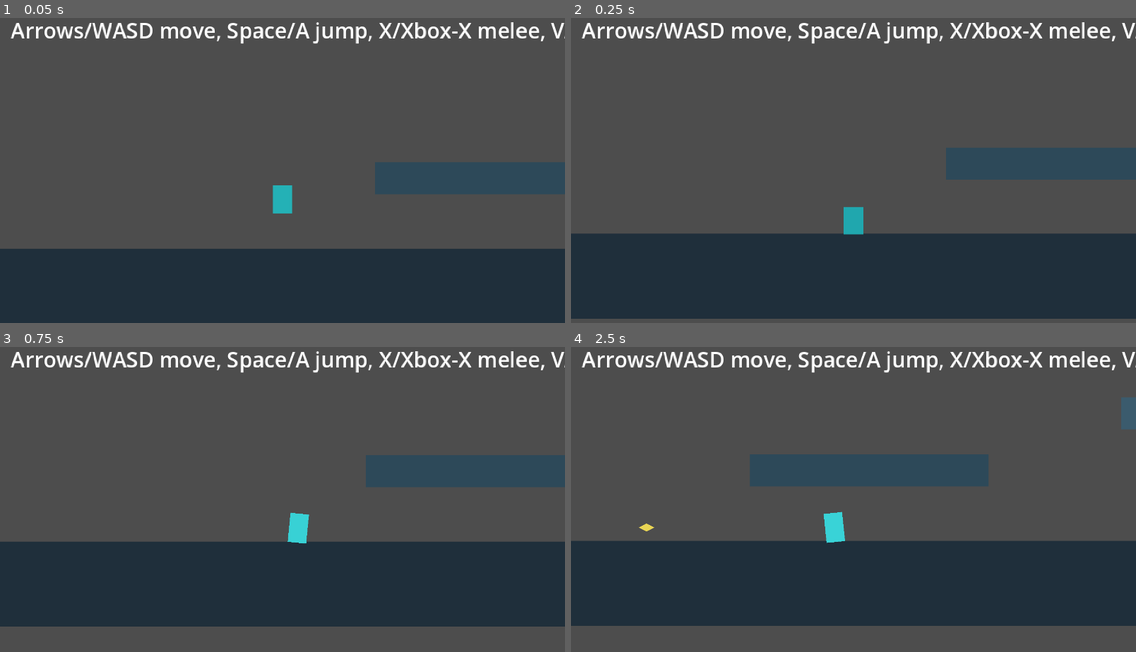
Above: before the commit, frames 1-4 (two rows, left to right).
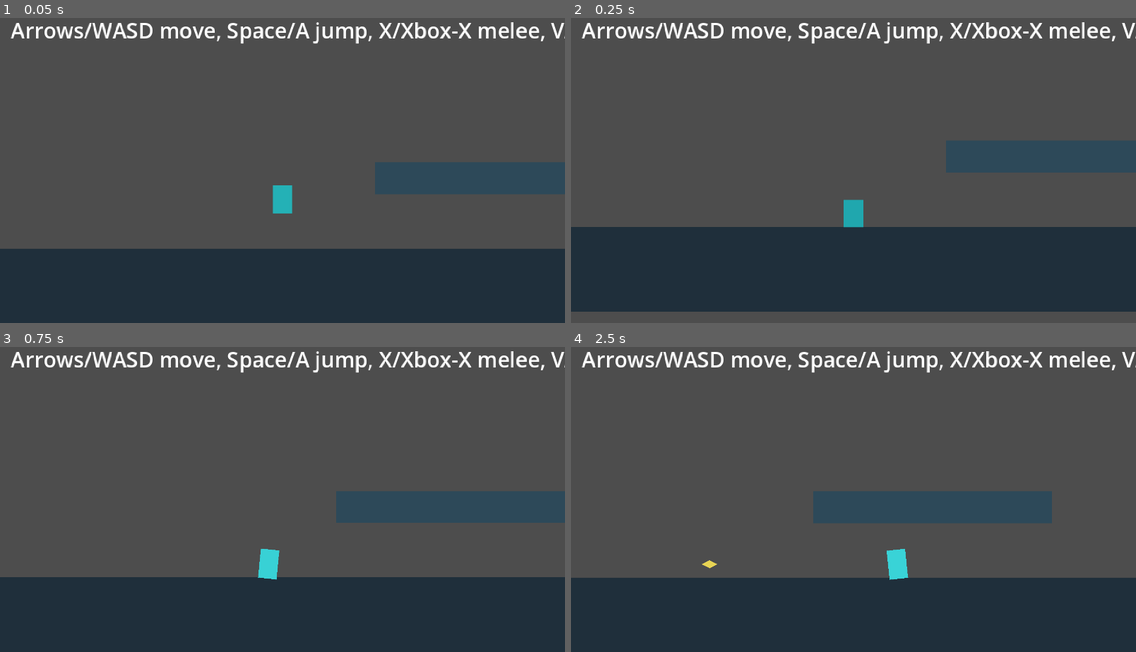
Above: after the commit, the same moments.

Repository: andrewgilliland/awash
Game: Godot game, scene res://scenes/main.tscn
Two runs of this game, one before a commit and one after it. Both use one fixed random seed, a clock stepped at 60 frames per second and the inputs below.
Inputs:
- Up to frame 1 (0.05 s): no input
- Up to frame 2 (0.25 s): no input
- Up to frame 3 (0.75 s): hold Right (move_right) from 0.53 s (still down); tap E (interact) at 0.6 s
- Up to frame 4 (2.5 s): tap Space (jump) at 0.77, 1.52 s; tap X (melee_attack) at 1.35 s; release Right (move_right) at 2.03 s; hold Left (move_left) from 2.03 s (still down); tap V (ranged_attack) at 2.1 s

Frame 1 is identical in both runs. In frame 2, 6.0% of the frame differs, in the area x 0-100%, y 40-99%; in frame 3, 28%; in frame 4, 30%, in the area x 0-100%, y 16-100%.

Commit message:
Step 7: add camera dead zone look-ahead and room clamps

Diff:
--- a/scripts/player/player.gd
+++ b/scripts/player/player.gd
@@ -53,6 +53,13 @@
 @export var max_ranged_resource: float = 3.0
 @export var ranged_cost: float = 1.0
 @export var ranged_regen_per_second: float = 1.25
+@export var camera_drag_margin_horizontal: float = 0.14
+@export var camera_drag_margin_top: float = 0.2
+@export var camera_drag_margin_bottom: float = 0.28
+@export var camera_look_ahead_distance: float = 36.0
+@export var camera_look_ahead_vertical: float = 20.0
+@export var camera_look_ahead_lerp_speed: float = 8.0
+@export var camera_room_bounds: Rect2 = Rect2(-232.0, 0.0, 1024.0, 270.0)
 
 var _input_direction: float = 0.0
 var _coyote_timer: float = 0.0
@@ -74,12 +81,14 @@
 @onready var _body_visual: Polygon2D = $Body
 @onready var _attack_area: Area2D = $AttackArea
 @onready var _attack_shape: CollisionShape2D = $AttackArea/CollisionShape2D
+@onready var _camera: Camera2D = $Camera2D
 
 
 func _ready() -> void:
 	_current_health = max_health
 	_ranged_resource = max_ranged_resource
 	_attack_base_position = _attack_area.position
+	_configure_camera_behavior()
 	_set_attack_hitbox_enabled(false)
 	if not _attack_area.body_entered.is_connected(_on_attack_area_body_entered):
 		_attack_area.body_entered.connect(_on_attack_area_body_entered)
@@ -108,6 +117,7 @@
 		_try_consume_buffered_jump()
 		_apply_jump_release_gravity(delta)
 		_update_facing()
+		_update_camera_look_ahead(delta)
 
 	move_and_slide()
 	_update_state_from_motion()
@@ -353,6 +363,60 @@
 
 func get_ranged_cooldown_remaining() -> float:
 	return _ranged_cooldown_timer
+
+
+func set_camera_room_bounds(bounds: Rect2) -> void:
+	camera_room_bounds = bounds
+	_apply_camera_room_clamps()
+
+
+func _configure_camera_behavior() -> void:
+	if _camera == null:
+		return
+
+	_camera.drag_horizontal_enabled = true
+	_camera.drag_vertical_enabled = true
+	_camera.drag_left_margin = camera_drag_margin_horizontal
+	_camera.drag_right_margin = camera_drag_margin_horizontal
+	_camera.drag_top_margin = camera_drag_margin_top
+	_camera.drag_bottom_margin = camera_drag_margin_bottom
+	_apply_camera_room_clamps()
+
+
+func _apply_camera_room_clamps() -> void:
+	if _camera == null:
+		return
+
+	var min_point := camera_room_bounds.position
+	var max_point := camera_room_bounds.position + camera_room_bounds.size
+	_camera.limit_left = int(round(min_point.x))
+	_camera.limit_top = int(round(min_point.y))
+	_camera.limit_right = int(round(max_point.x))
+	_camera.limit_bottom = int(round(max_point.y))
+
+
+func _update_camera_look_ahead(delta: float) -> void:
+	if _camera == null:
+		return
+
+	var horizontal_target := 0.0
+	if absf(_input_direction) > 0.01:
+		horizontal_target = _facing_sign * camera_look_ahead_distance
+	elif absf(velocity.x) > 20.0:
+		horizontal_target = signf(velocity.x) * (camera_look_ahead_distance * 0.5)
+
+	var vertical_target := 0.0
+	if velocity.y > 45.0:
+		vertical_target = camera_look_ahead_vertical
+	elif velocity.y < -45.0:
+		vertical_target = -camera_look_ahead_vertical * 0.45
+
+	_camera.offset.x = lerpf(
+		_camera.offset.x, horizontal_target, camera_look_ahead_lerp_speed * delta
+	)
+	_camera.offset.y = lerpf(
+		_camera.offset.y, vertical_target, camera_look_ahead_lerp_speed * delta
+	)
 
 
 func _begin_attack() -> void:
--- a/tests/test_runner.gd
+++ b/tests/test_runner.gd
@@ -8,6 +8,7 @@
 	_run_test("Player scene loads", _test_player_scene_loads)
 	_run_test("Player defaults sane", _test_player_default_values)
 	_run_test("Player ranged defaults sane", _test_player_ranged_defaults)
+	_run_test("Player camera defaults sane", _test_player_camera_defaults)
 
 	if _failures > 0:
 		push_error("%d test(s) failed" % _failures)
@@ -76,3 +77,25 @@
 	is_valid = is_valid and player.get("ranged_regen_per_second") > 0.0
 	player.queue_free()
 	return is_valid
+
+
+func _test_player_camera_defaults() -> bool:
+	var packed_scene := load(PLAYER_SCENE_PATH) as PackedScene
+	if packed_scene == null:
+		return false
+
+	var player := packed_scene.instantiate()
+	if player == null:
+		return false
+
+	var room_bounds := player.get("camera_room_bounds") as Rect2
+	var is_valid := true
+	is_valid = is_valid and player.get("camera_drag_margin_horizontal") > 0.0
+	is_valid = is_valid and player.get("camera_drag_margin_top") > 0.0
+	is_valid = is_valid and player.get("camera_drag_margin_bottom") > 0.0
+	is_valid = is_valid and player.get("camera_look_ahead_distance") >= 0.0
+	is_valid = is_valid and player.get("camera_look_ahead_lerp_speed") > 0.0
+	is_valid = is_valid and room_bounds.size.x > 0.0
+	is_valid = is_valid and room_bounds.size.y > 0.0
+	player.queue_free()
+	return is_valid
Not shown, changed: README.md
